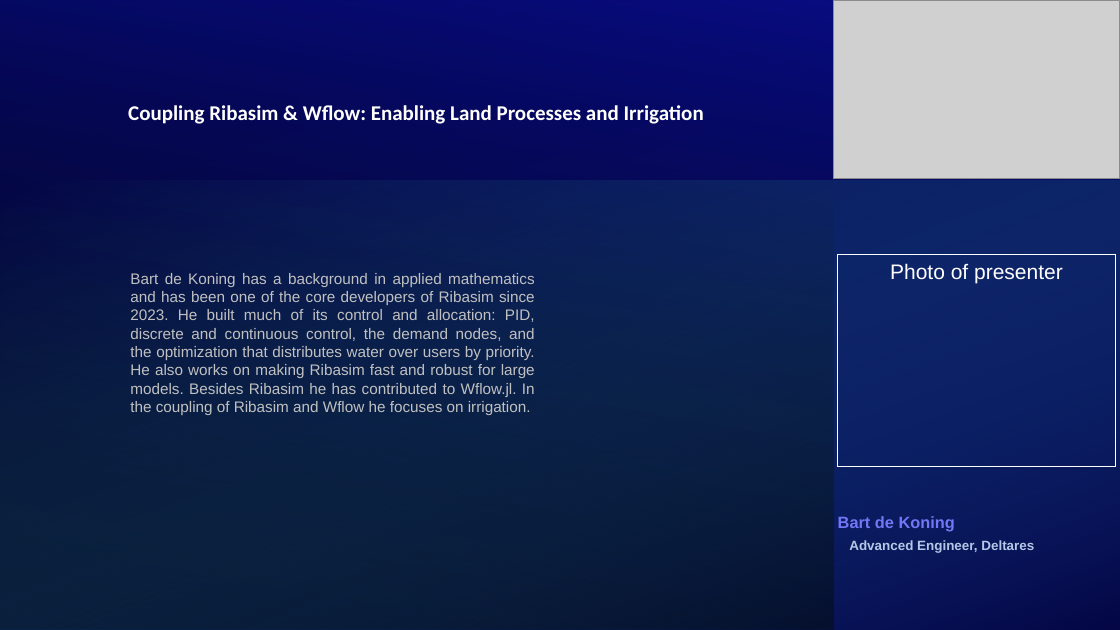
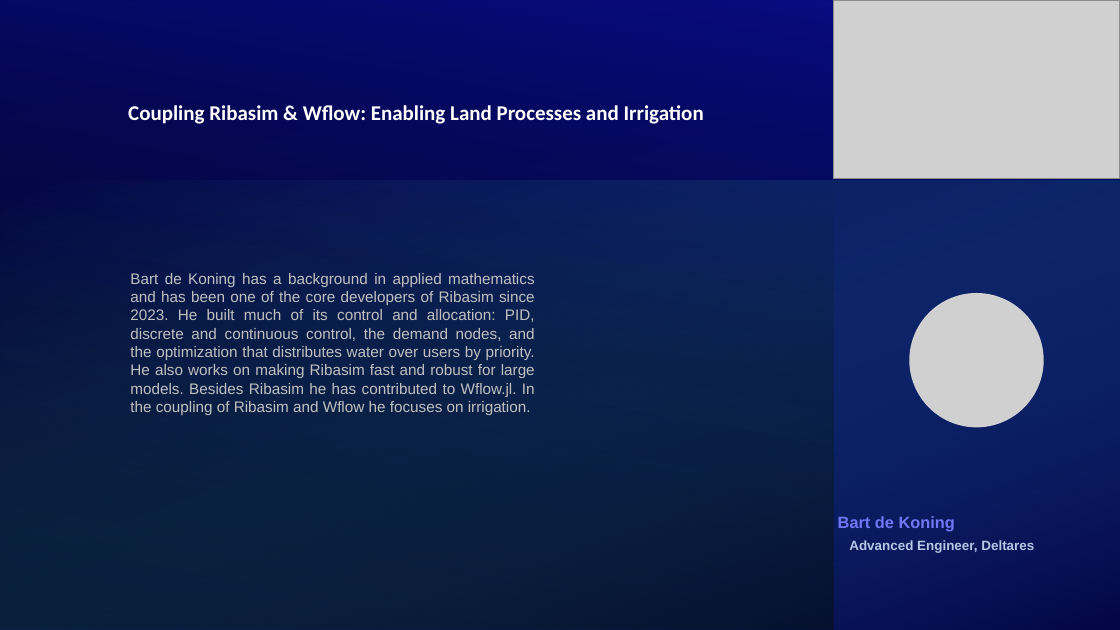
Before and after one commit to Deltares/Ribasim, a slide deck: slide 2 of docs/presentation/wflow-ribasim-online-coupling/wflow_ribasim_coupling_dsd2026.pptx. Drawn at 1120x630 pixels with LibreOffice and Linux fonts; fonts in the diff are those of the drawing; grey boxes stand for pictures. Boxes give left, top, right and bottom in pixels: in the first picture for what was removed or moved away, otherwise in the second. Text is boxed around its words. In the diff, an @@ line names an element or a change of style, - is before the commit and + after.

```diff
--- a/docs/presentation/wflow-ribasim-online-coupling/wflow_ribasim_coupling_dsd2026.pptx
+++ b/docs/presentation/wflow-ribasim-online-coupling/wflow_ribasim_coupling_dsd2026.pptx
@@ rectangle removed at [838,255,1117,466] @@
-Photo of presenter
@@ picture added at [910,293,1044,428] @@
```
Also in this commit, not shown: 1 other slide changed, 5 other files.
